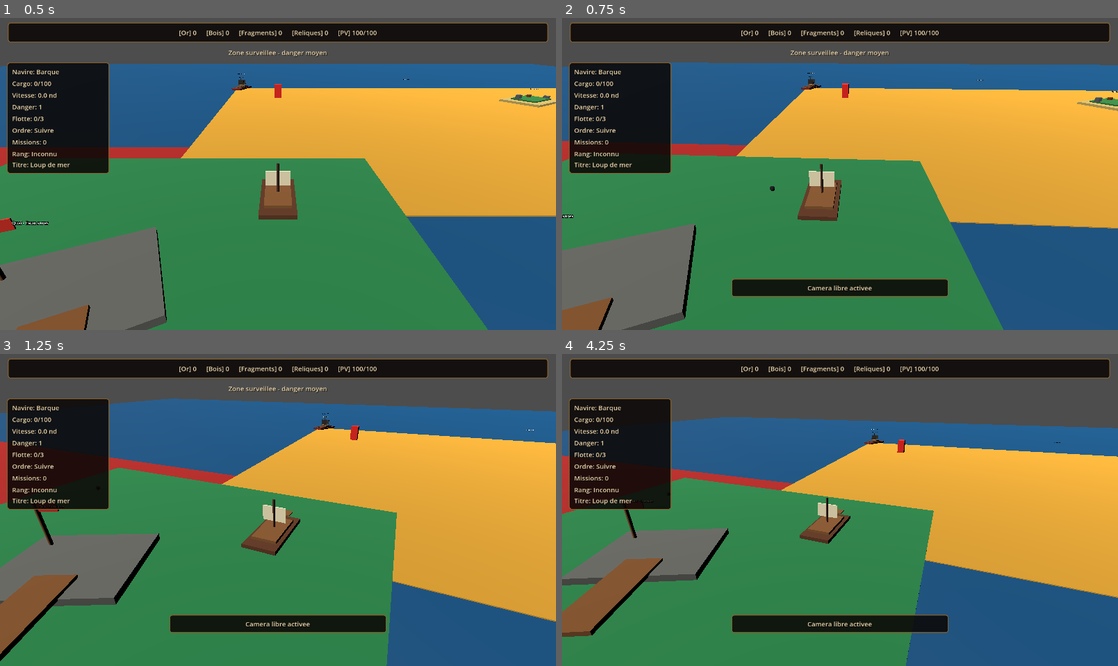
Above: before the commit, frames 1-4 (two rows, left to right).
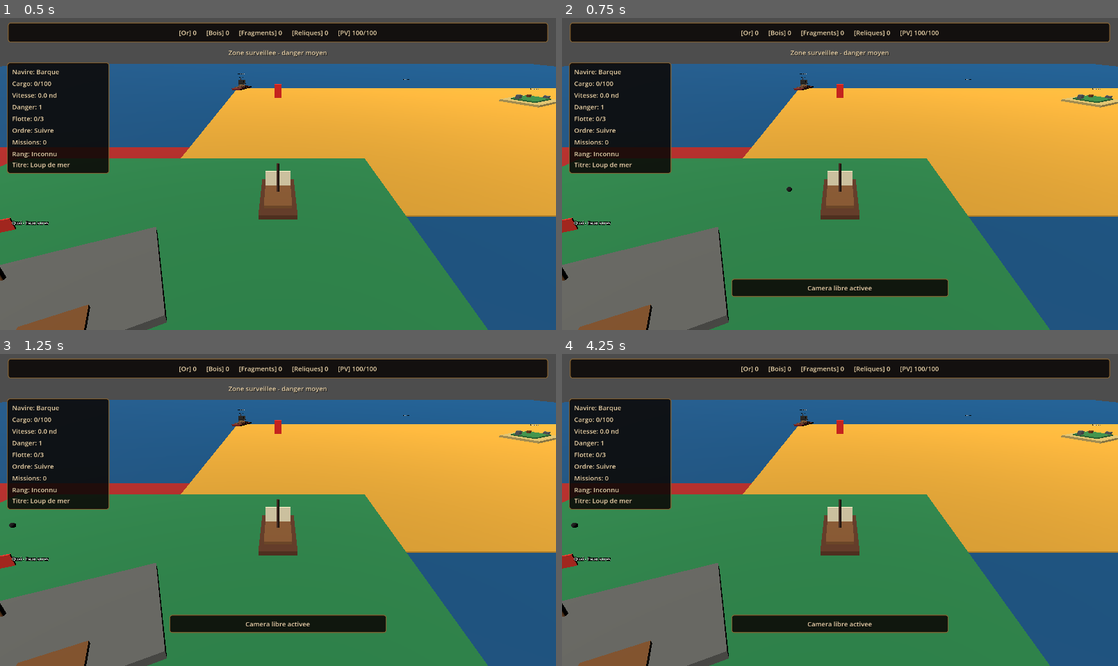
Above: after the commit, the same moments.

Repository: blou132/jeux-pirate
Game: Godot game, scene res://scenes/world/World.tscn
The game is run twice, just before and just after one commit, with the same random seed, the same clock (stepped at 60 frames per second) and the same inputs.
Inputs (mouse positions are in pixels of both pictures, inside the frame that each line leads up to):
- Up to frame 1 (0.5 s): no input
- Up to frame 2 (0.75 s): tap Enter at 0.5 s; move the mouse to (962, 158) at 0.52 s; hold D from 0.53 s (still down); tap V at 0.6 s; click (962, 158) at 0.67 s
- Up to frame 3 (1.25 s): keep holding D
- Up to frame 4 (4.25 s): release D at 1.25 s; drag from (728, 525) to (812, 572) at 1.27 s; move the mouse to (895, 441) at 2.02 s; hold D 2.03-2.75 s; tap R at 2.1 s; click (895, 441) at 2.17 s; tap V at 2.3, 3.8 s; drag from (812, 572) to (673, 463) at 2.77 s; move the mouse to (1006, 556) at 3.52 s; hold A from 3.53 s (still down); hold Q from 3.53 s (still down); click (1006, 556) at 3.67 s

Frame 1 is identical in both runs. In frame 2, 11% of the frame differs, in the area x 0-100%, y 14-100%; in frame 3, 27%; in frame 4, 35%.

Commit message:
fix: keep free camera mode compatible with chase camera

Diff:
--- a/scripts/camera/PlayerCamera.gd
+++ b/scripts/camera/PlayerCamera.gd
@@ -25,6 +25,8 @@
 var _current_look_offset: Vector3 = Vector3.ZERO
 var _target_look_offset: Vector3 = Vector3.ZERO
 var is_free_look_unlocked: bool = false
+var _free_look_anchor_position: Vector2 = Vector2.ZERO
+var _has_free_look_anchor: bool = false
 
 
 func _ready() -> void:
@@ -63,7 +65,7 @@
 	if event is InputEventKey:
 		var key_event: InputEventKey = event as InputEventKey
 		if key_event.pressed and not key_event.echo and key_event.keycode == KEY_V:
-			is_free_look_unlocked = not is_free_look_unlocked
+			_set_free_look_unlocked(not is_free_look_unlocked)
 			_show_lock_feedback()
 			get_viewport().set_input_as_handled()
 		elif key_event.pressed and not key_event.echo and key_event.keycode == KEY_C:
@@ -137,13 +139,30 @@
 		return
 
 	var viewport: Viewport = get_viewport()
-	var viewport_center: Vector2 = viewport.get_visible_rect().size * 0.5
-	var mouse_from_center: Vector2 = viewport.get_mouse_position() - viewport_center
-	var planar_offset: Vector2 = mouse_from_center * look_offset_sensitivity
+	var mouse_from_anchor: Vector2 = viewport.get_mouse_position() - _get_free_look_anchor_position()
+	var planar_offset: Vector2 = mouse_from_anchor * look_offset_sensitivity
 	if planar_offset.length() > look_offset_max_distance:
 		planar_offset = planar_offset.normalized() * look_offset_max_distance
 
 	_target_look_offset = Vector3(planar_offset.x, 0.0, planar_offset.y)
+
+
+func _set_free_look_unlocked(is_unlocked: bool) -> void:
+	is_free_look_unlocked = is_unlocked
+	if is_free_look_unlocked:
+		_free_look_anchor_position = get_viewport().get_mouse_position()
+		_has_free_look_anchor = true
+	else:
+		_target_look_offset = Vector3.ZERO
+		_has_free_look_anchor = false
+
+
+func _get_free_look_anchor_position() -> Vector2:
+	if not _has_free_look_anchor:
+		_free_look_anchor_position = get_viewport().get_mouse_position()
+		_has_free_look_anchor = true
+
+	return _free_look_anchor_position
 
 func _clamp_to_world_bounds(world_position: Vector3) -> Vector3:
 	if not clamp_to_world_bounds:
